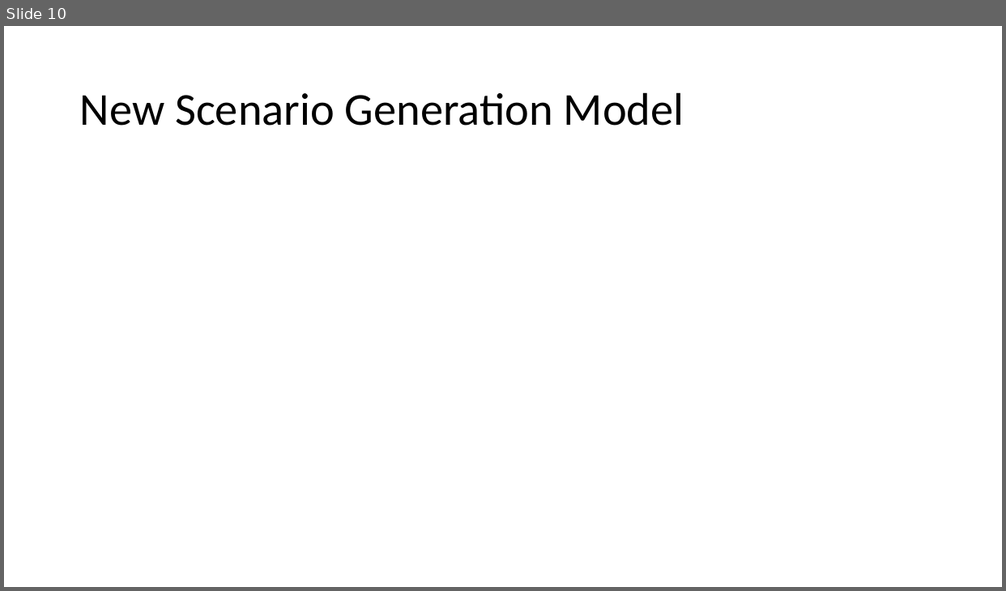
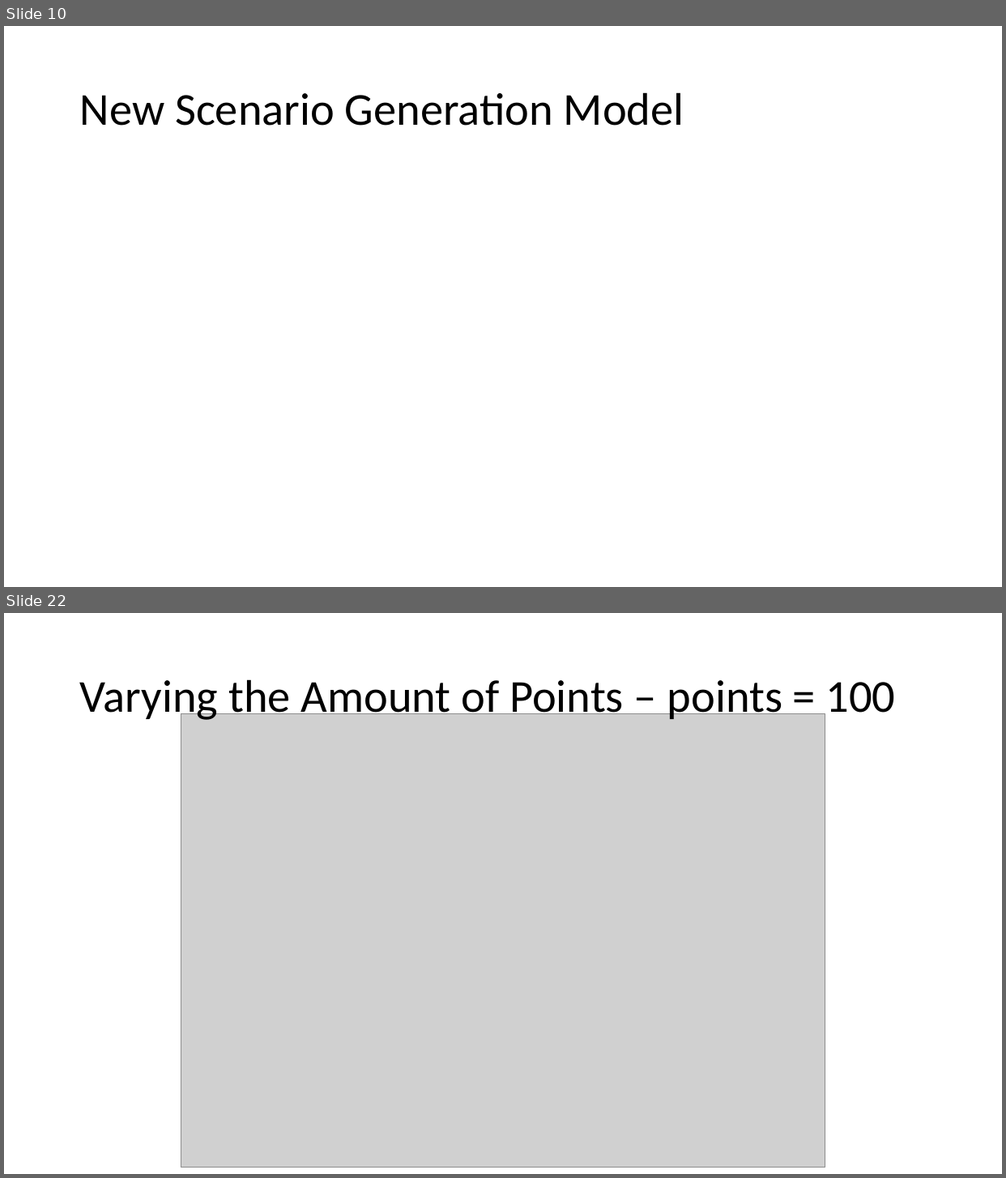
Before and after one commit to bendiw/OilOpt, a slide deck: PP/Master Discussion 14_may.pptx. Shown one above the other, each under a label of ours: slide 10 before the commit, slides 10 and 22 after it; the slides between them are not shown. The pictures are 1006x591 and 1006x1178 pixels, drawn with LibreOffice and Linux fonts; fonts in the diff are those of the drawing; grey boxes stand for pictures. Boxes give left, top, right and bottom in pixels: in the first picture for what was removed or moved away, otherwise in the second. Text is boxed around its words. In the diff, an @@ line names an element or a change of style, - is before the commit and + after.

```diff
--- a/PP/Master Discussion 14_may.pptx
+++ b/PP/Master Discussion 14_may.pptx
@@ slide 22 added at <box>4,613,1002,1174</box>, background #FFFFFF @@
@@ title added at <box>80,679,896,722</box>, 44 pt, text #000000 @@
+Varying the Amount of Points – points = 100
@@ picture added at <box>181,713,825,1167</box> @@
```
Also in this commit, not shown: 6 slides changed, 12 other slides added, 27 other files.
